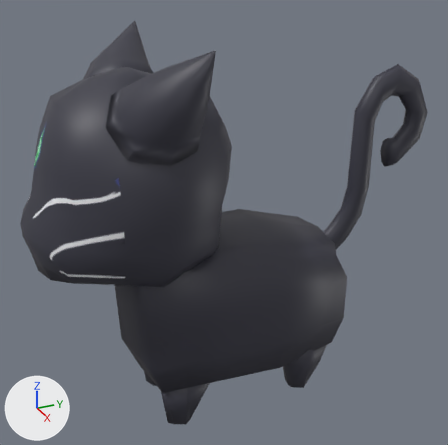
Before and after pictures for a commit that changed the FBX model Assets/Cat()/cat.FBX.
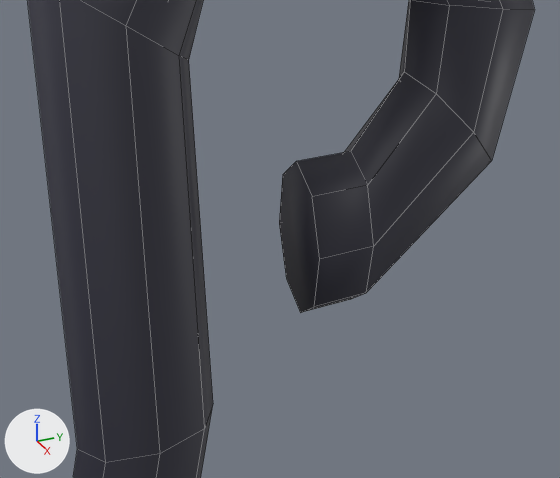
Each version is shown whole from a 50 mm camera at (0.3169, -0.1034, 0.2601) aimed at (-0.0063, 0.042, 0.0985), then close up from a 50 mm camera at (0.0736, 0.1224, 0.1682) aimed at (-0.0041, 0.1574, 0.1293). The lights are fixed; the arrows at lower left show +X, +Y and +Z. The close-ups show mesh edges as thin lines. Vertices at the same position are counted once.

Script lines for the objects in view, before the commit:
```python
me_mesh = bpy.data.meshes.new('Mesh')
me_mesh.from_pydata(...)  # 469 vertices, 422 faces; spans x -6.1..6.1, y -7.9..18.9, z -2.0..21.6
# faces by material slot: [354, 68]
me_mesh.materials.append(mat_material)  # picture img_正面_jpg
me_mesh.materials.append(mat_material_001)  # picture img_側面圖_jpg
# before: 252 (0.6, 15.9, 13.7) at pixel (282, 174), 253 (0.2, 15.9, 14.0) at pixel (296, 161), 254 (0.8, 15.9, 13.0) at pixel (279, 223), 255 (0.6, 15.9, 12.2) at pixel (286, 278), 256 (0.2, 15.9, 12.0) at pixel (300, 312)
# before: 257 (-0.2, 15.9, 12.2) at pixel (314, 306), 258 (-0.3, 15.9, 13.0) at pixel (319, 259), 259 (-0.2, 15.9, 13.7) at pixel (312, 196)
ob_cylinder = bpy.data.objects.new('Cylinder', me_mesh)
ob_cylinder.location = (0.0, 0.0, 0.0)
ob_cylinder.rotation_euler = (-3.142, 0.0, 0.0)  # degrees (-180, 0, 0)
ob_cylinder.scale = (-0.01, -0.01, -0.01)
```
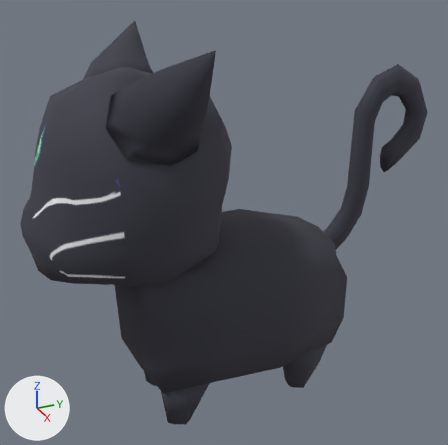
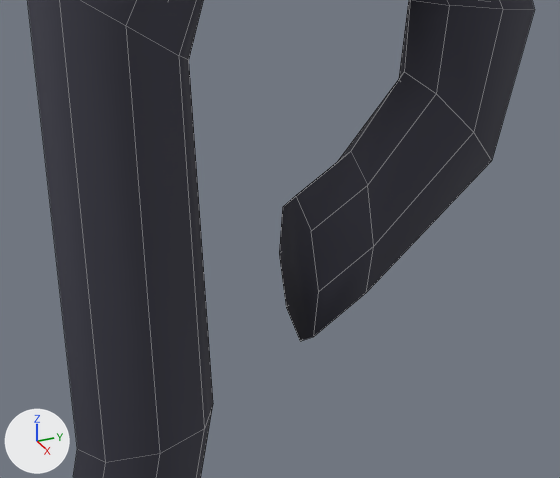
The newer file is also turned or shifted as a whole; pictures and numbers use the older file's frame.

Pixel boxes [x1, y1, x2, y2] of what changed, in the close-ups (560 x 478 px; the box of a moved part takes in the faces that stretch with it):
part 1 of me_mesh, moved or reshaped: before [279, 151, 374, 313]; after [279, 151, 374, 341]

The edits, one by one:
Material 'Material #26' (mat_material__26) is new.
Its texture is img_正面_jpg.
Its roughness is 0.859.
me_mesh has 469 vertices, 422 faces and spans x -6.1..6.1, y -7.9..18.9, z -2.0..21.6.
me_mesh is used by ob_cylinder; location (0.0, 0.0, 0.0); rotation (-3.142, 0.0, 0.0), in degrees (-180, 0, 0); scale (-0.01, -0.01, -0.01).
me_mesh no longer uses material mat_material (picture img_正面_jpg).
me_mesh no longer uses material mat_material_001 (picture img_側面圖_jpg).
Part 1, on me_mesh:
Vertices 252 to 259 of me_mesh move by (0.0, 0.0, -0.4).
me_mesh now uses material mat_material__26 (picture img_正面_jpg).
